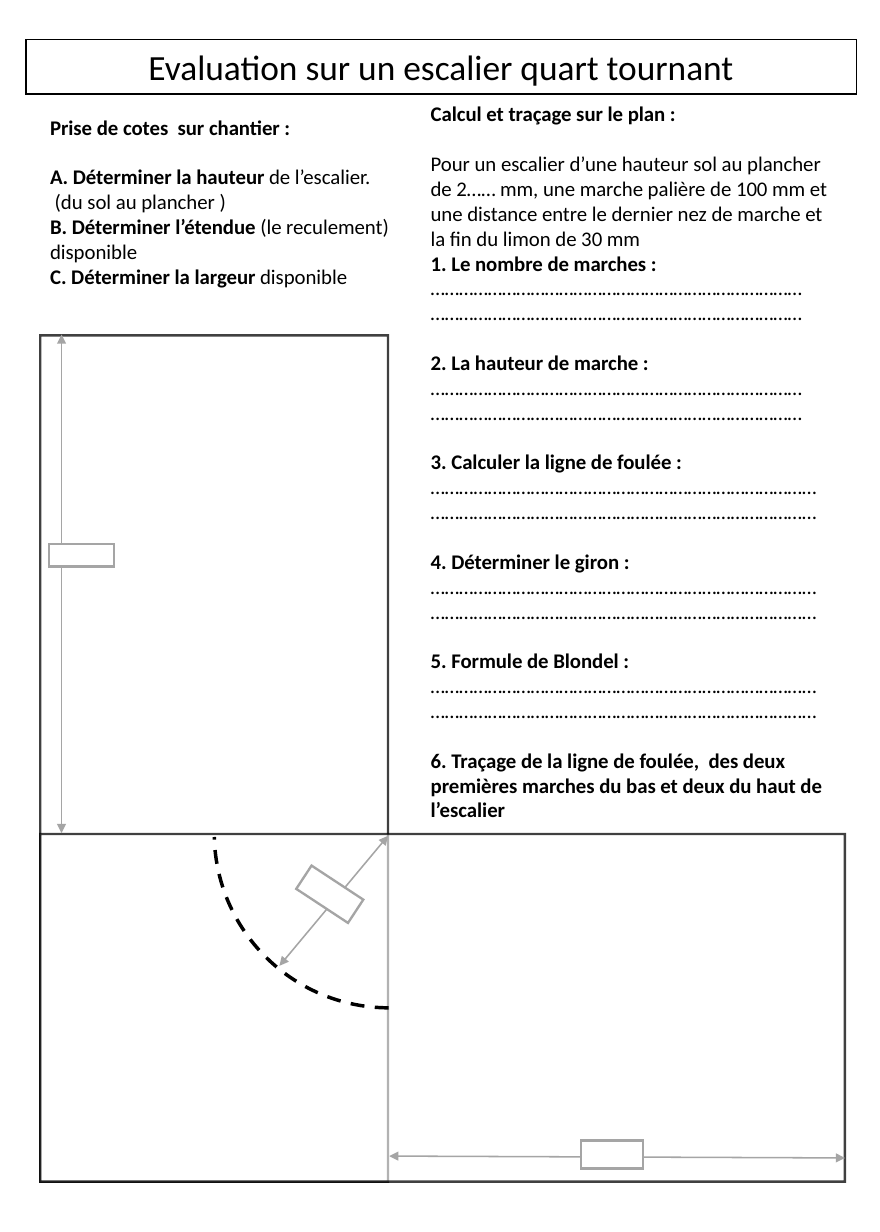
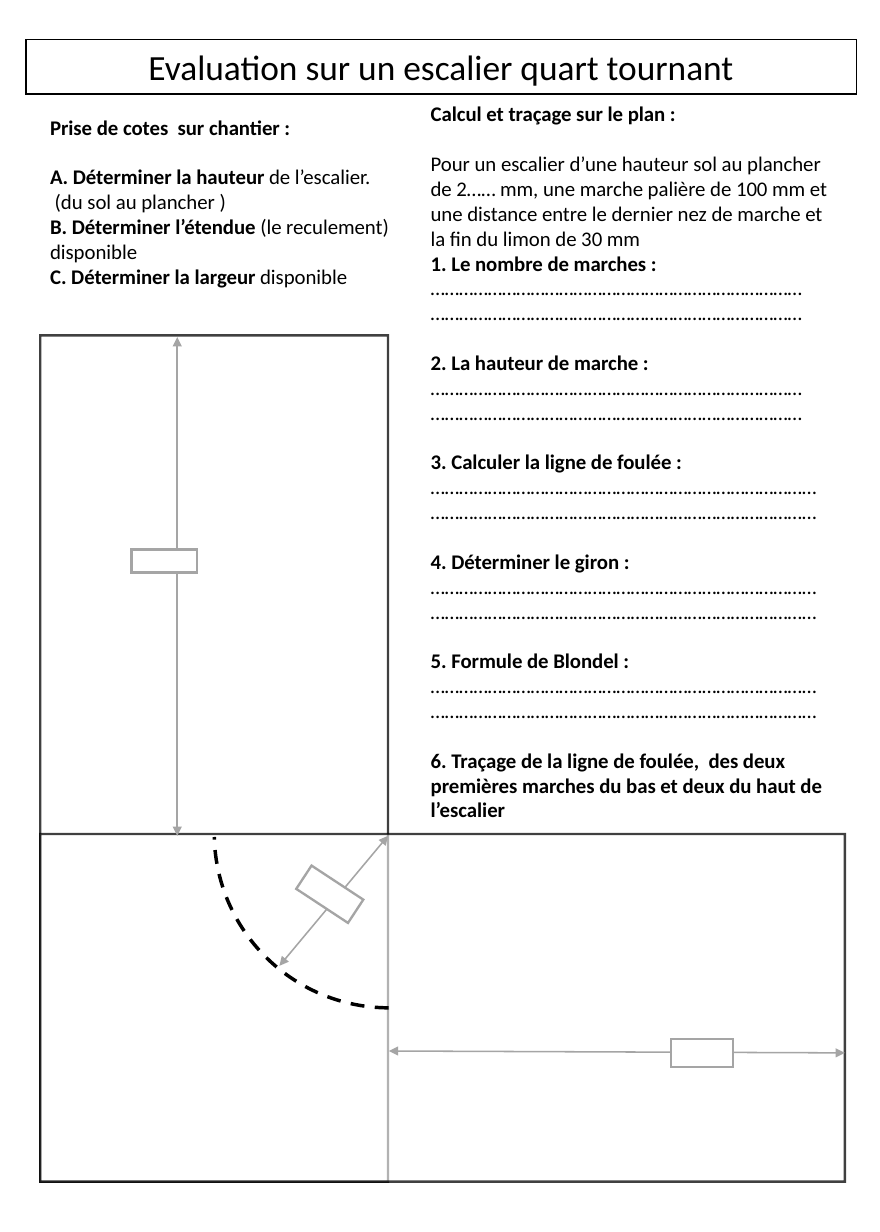
Before and after one commit to kduchevreuil/Cours-Menuiserie, a slide deck: slide 3 of escaliers.pptx (slide 10 before the commit). Drawn at 880x1232 pixels with LibreOffice and Linux fonts; fonts in the diff are those of the drawing. Boxes give left, top, right and bottom in pixels: in the first picture for what was removed or moved away, otherwise in the second. Text is boxed around its words. In the diff, an @@ line names an element or a change of style, - is before the commit and + after.

```diff
--- a/escaliers.pptx
+++ b/escaliers.pptx
@@ double arrow moved from (61, 334) - (61, 834) to (178, 338) - (178, 836) @@
@@ rectangle: place and size @@
-rectangle at <box>49,545,114,568</box>
+rectangle at <box>132,550,197,574</box>
@@ rectangle: place and size @@
-rectangle at <box>581,1142,643,1170</box>
+rectangle at <box>672,1040,734,1068</box>
@@ double arrow moved from (845, 1158) - (389, 1157) to (845, 1053) - (389, 1051) @@
```
Also in this commit, not shown: 1 other slide changed, 7 slides removed, 2 other files.
